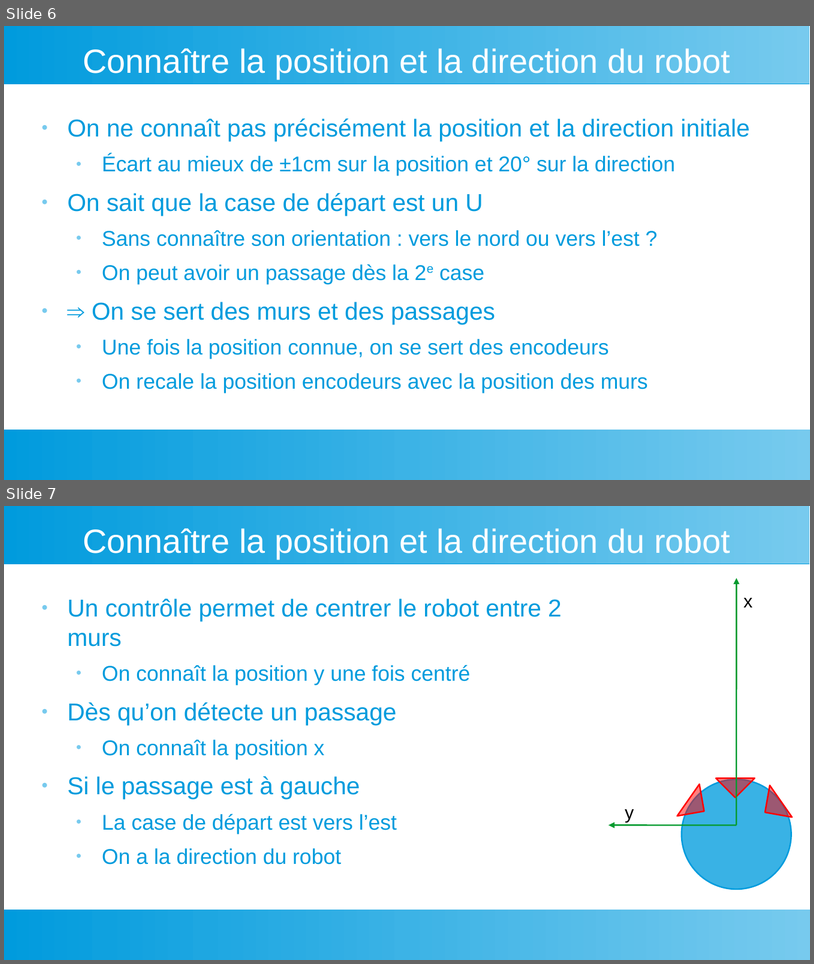
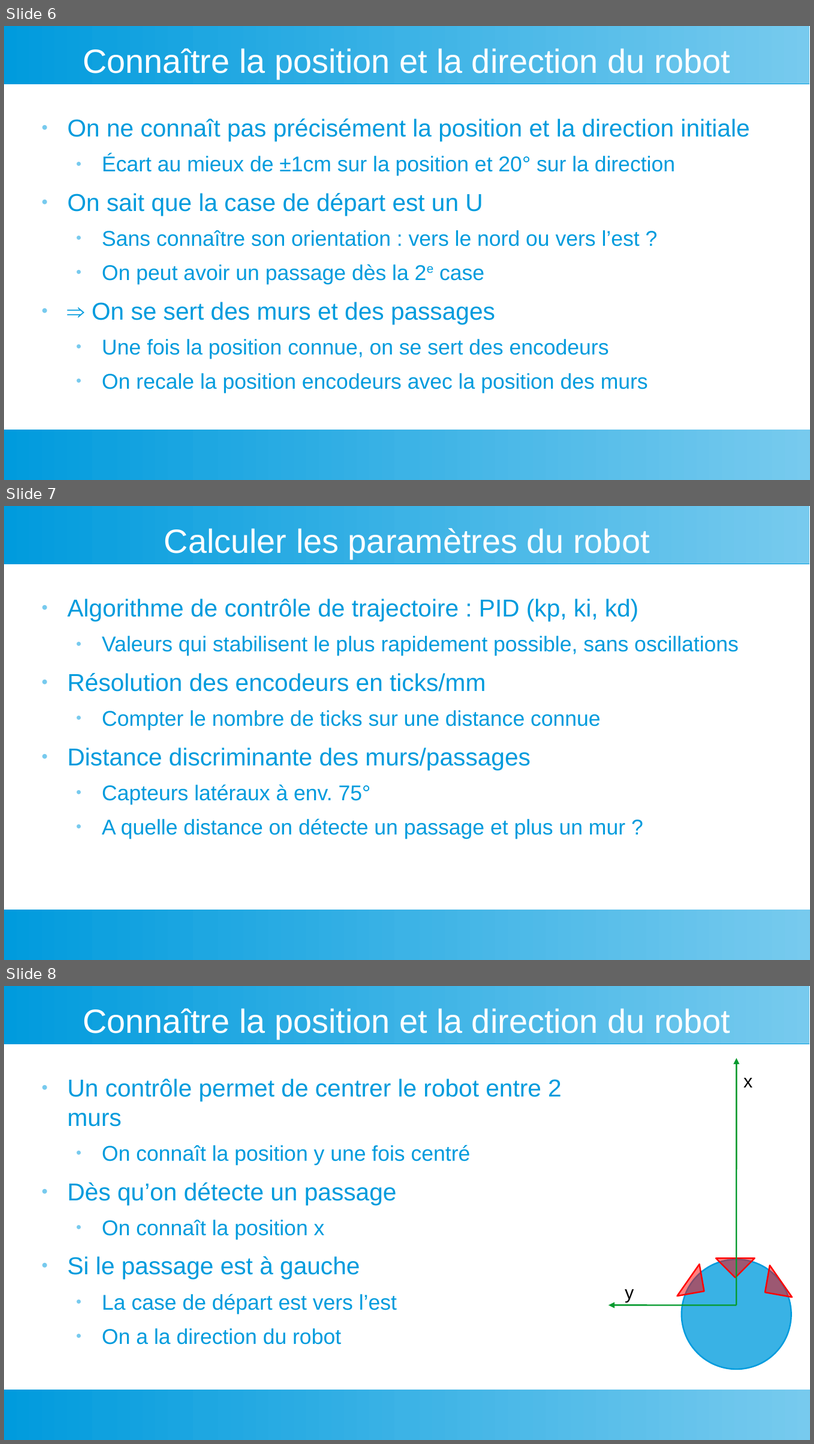
Before and after one commit to LaFabrickMassy/Projet-Fablab, a slide deck: Robotique/Micromouse/Micromouse.odp. Shown one above the other, each under a label of ours: slides 6 and 7 before the commit, slides 6, 7 and 8 after it. The pictures are 814x964 and 814x1444 pixels, drawn with LibreOffice and Linux fonts; fonts in the diff are those of the drawing. Boxes give left, top, right and bottom in pixels: in the first picture for what was removed or moved away, otherwise in the second. Text is boxed around its words. In the diff, an @@ line names an element or a change of style, - is before the commit and + after.

```diff
--- a/Robotique/Micromouse/Micromouse.odp
+++ b/Robotique/Micromouse/Micromouse.odp
@@ slide 7 added at <box>4,506,810,960</box>, background #FFFFFF; not listed: 2 template elements that a slide beside it also shows @@
@@ title added at <box>164,528,650,559</box>, 33 pt, text #FFFFFF @@
+Calculer les paramètres du robot
@@ text added at <box>68,598,739,838</box>, 21 pt, text #009BDD @@
+● Algorithme de contrôle de trajectoire : PID (kp, ki, kd)
+  ● Valeurs qui stabilisent le plus rapidement possible, sans oscillations
+● Résolution des encodeurs en ticks/mm
+  ● Compter le nombre de ticks sur une distance connue
+● Distance discriminante des murs/passages
+  ● Capteurs latéraux à env. 75°
+  ● A quelle distance on détecte un passage et plus un mur ?
@@ what was slide 7 is now slide 8 @@
```
Also in this commit, not shown: 2 slides changed, 1 other slide added.
